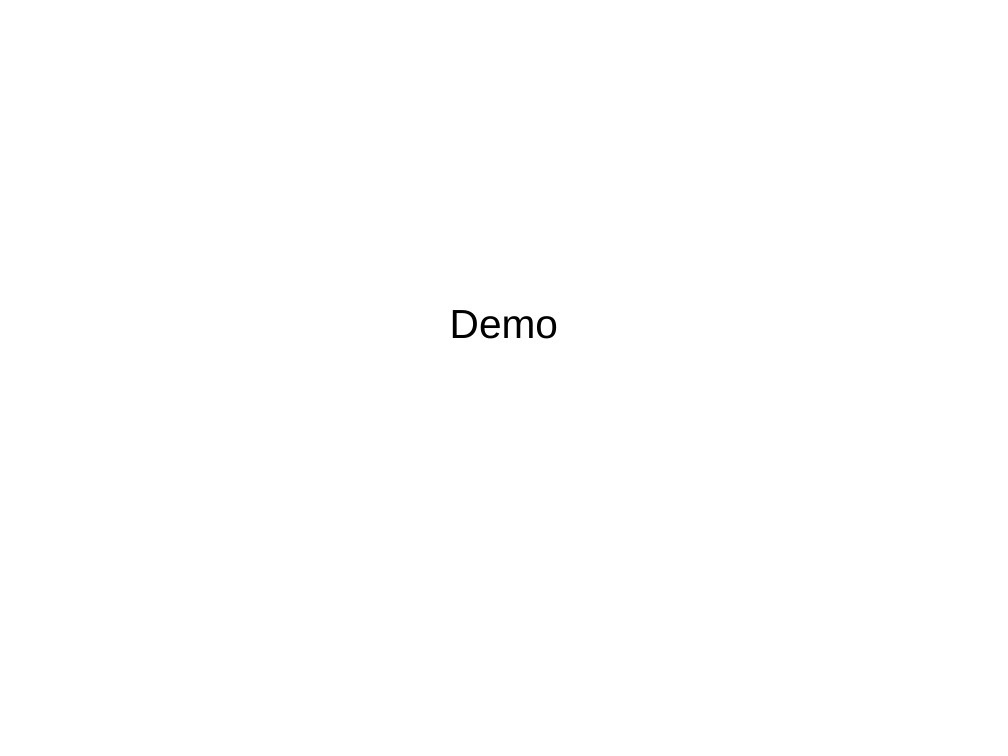
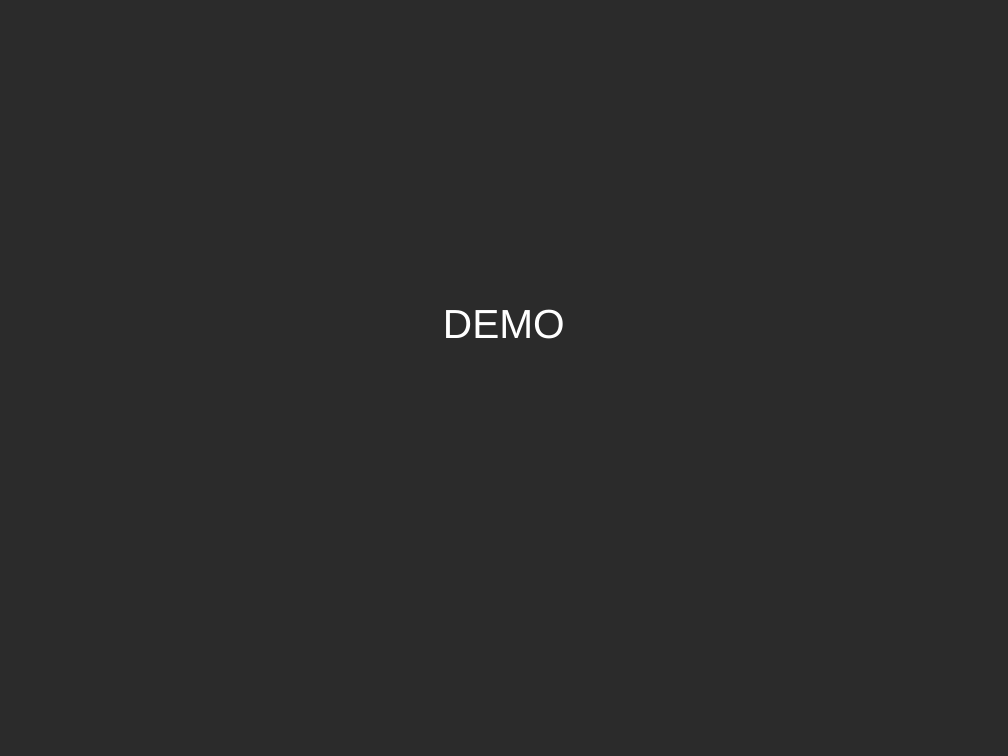
Before and after one commit to muhammadghazali/ghanoz-json-skripsi, a slide deck: slide 12 of slide-presentasi/presentasi-tugas-akhir.odp (slide 7 before the commit). Drawn at 1008x756 pixels with LibreOffice and Linux fonts; fonts in the diff are those of the drawing; background and template pictures are left out; a plain dark background stands for a picture behind light text. Boxes give left, top, right and bottom in pixels: in the first picture for what was removed or moved away, otherwise in the second. Text is boxed around its words. In the diff, an @@ line names an element or a change of style, - is before the commit and + after.

```diff
--- a/slide-presentasi/presentasi-tugas-akhir.odp
+++ b/slide-presentasi/presentasi-tugas-akhir.odp
@@ background #FFFFFF to picture (left out) @@
@@ subtitle at (443,309,565,339): text changed; text colour #000000 to #FFFFFF @@
-Demo
+DEMO
```
Also in this commit, not shown: 1 other slide changed, 8 slides added, 3 slides removed, 4 other files.
